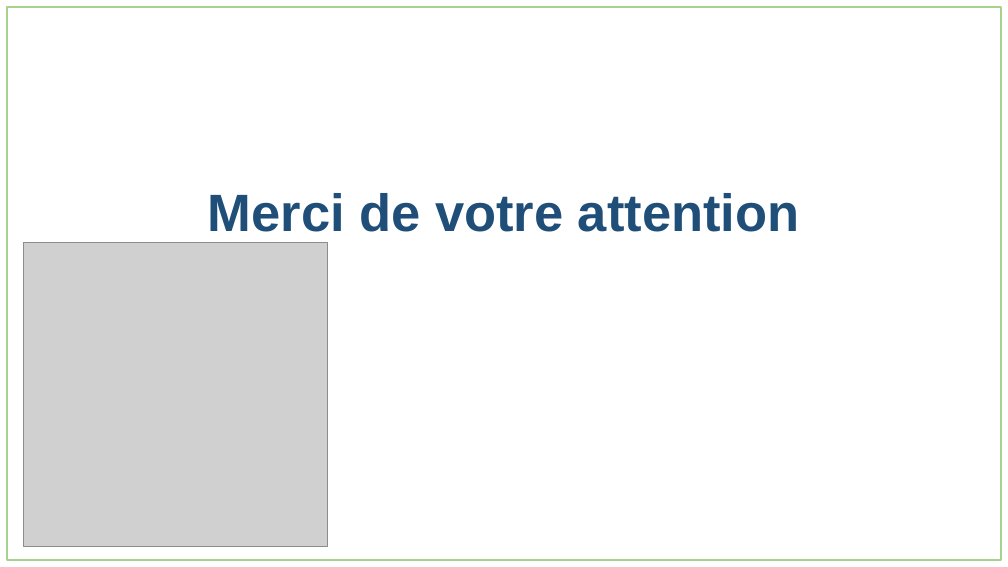
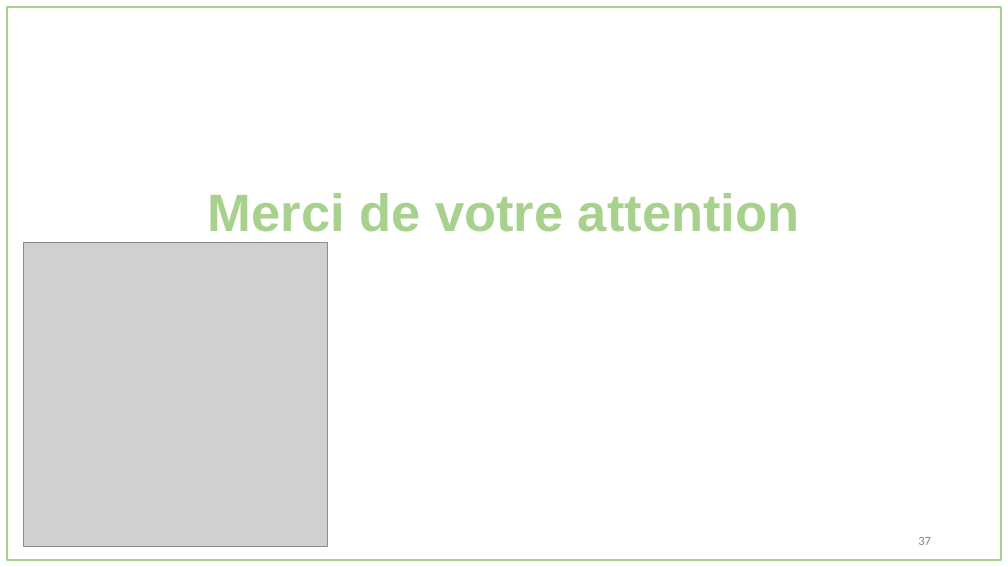
Before and after one commit to oussema1-hub/Rapport-Conception, a slide deck: slide 37 of presentation.pptx. Drawn at 1008x567 pixels with LibreOffice and Linux fonts; fonts in the diff are those of the drawing; grey boxes stand for pictures. Boxes give left, top, right and bottom in pixels: in the first picture for what was removed or moved away, otherwise in the second. Text is boxed around its words. In the diff, an @@ line names an element or a change of style, - is before the commit and + after.

```diff
--- a/presentation.pptx
+++ b/presentation.pptx
@@ text "Merci de votre attention" at (208,193,800,232): text colour #1F4E79 to #A9D18E @@
@@ page number added at (918,537,931,545), 12 pt, text #888888 @@
+37
```
Also in this commit, not shown: 18 other slides changed, 8 other files.
